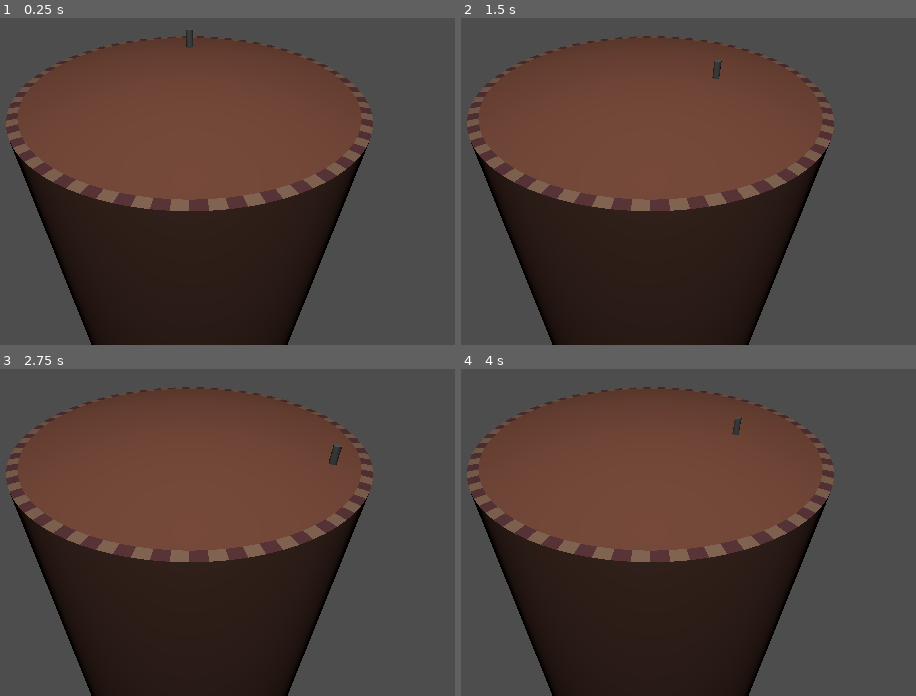
Above: before the commit, frames 1-4 (two rows, left to right).
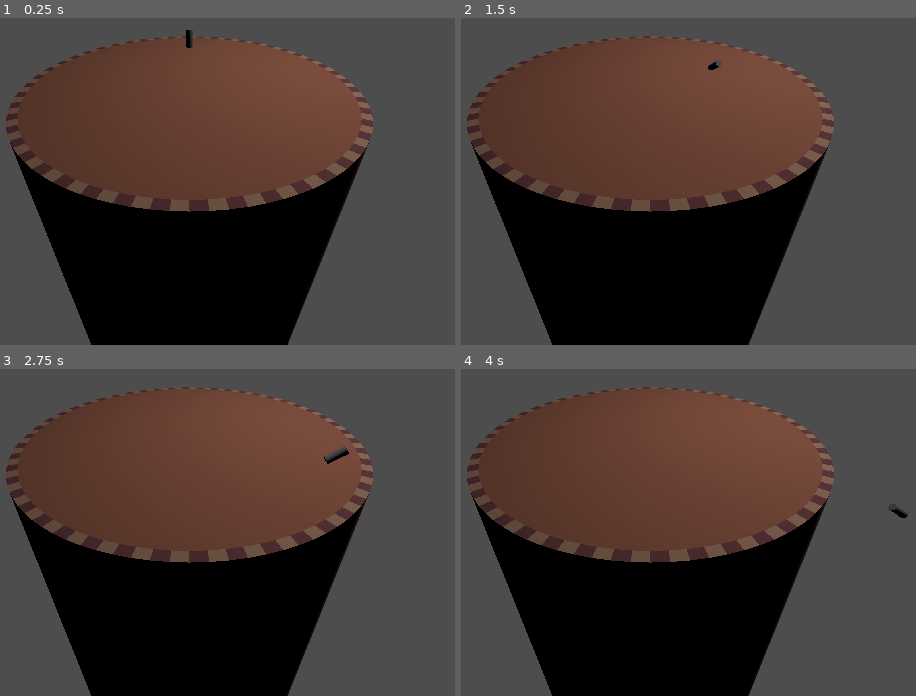
Above: after the commit, the same moments.

Repository: proximadams/Lucky-Erik-Alex-Jam-2025
Game: Godot game, scene res://World.tscn
Two runs of this game, one before a commit and one after it. Both use one fixed random seed, a clock stepped at 60 frames per second and the inputs below.
Inputs:
- Up to frame 1 (0.25 s): no input
- Up to frame 2 (1.5 s): tap Enter (ui_accept) at 0.5, 0.6, 0.77, 1.07, 1.25, 1.35 s; hold Right (ui_right) 0.53-1.28 s; hold Down (ui_down) from 1.28 s (still down)
- Up to frame 3 (2.75 s): tap Enter (ui_accept) at 1.52, 1.82, 2.1 s; release Down (ui_down) at 2.03 s; hold Right (ui_right) from 2.03 s (still down)
- Up to frame 4 (4 s): release Right (ui_right) at 2.78 s; hold Up (ui_up) 2.78-3.53 s; tap Enter (ui_accept) at 2.85, 3.02, 3.32, 3.6, 3.77 s; hold Left (ui_left) from 3.53 s (still down)

The runs differ from the first frame. In frame 1, 28% of the frame differs, in the area x 1-82%, y 3-100%; in frame 2, 28%; in frame 3, 28%, in the area x 1-82%, y 5-100%; in frame 4, 28%.

Commit message:
movement bouncing working

Diff:
--- a/World.tscn
+++ b/World.tscn
@@ -7,9 +7,7 @@
 height = 100.0
 radius = 10.0
 
-[sub_resource type="CapsuleShape3D" id="CapsuleShape3D_hswm5"]
-radius = 0.2
-height = 1.0
+[sub_resource type="SphereShape3D" id="SphereShape3D_bvhw4"]
 
 [node name="Node3D" type="Node3D"]
 
@@ -22,7 +20,7 @@
 shape = SubResource("CylinderShape3D_phmpv")
 
 [node name="Camera3D" type="Camera3D" parent="."]
-transform = Transform3D(1, 0, 0, 0, 0.847659, 0.530541, 0, -0.530541, 0.847659, 0, 7.59333, 16.5352)
+transform = Transform3D(1.19249e-08, 0.529919, -0.848048, 0, 0.848048, 0.529919, 1, -6.31922e-09, 1.01129e-08, -16.535, 7.593, 0)
 
 [node name="SpotLight3D" type="SpotLight3D" parent="."]
 transform = Transform3D(1, 0, 0, 0, 0.304498, 0.952513, 0, -0.952513, 0.304498, 0, 27.8858, 14.4969)
@@ -34,7 +32,7 @@
 script = ExtResource("1_2ufpp")
 
 [node name="CollisionShape3D" type="CollisionShape3D" parent="Player"]
-shape = SubResource("CapsuleShape3D_hswm5")
+shape = SubResource("SphereShape3D_bvhw4")
 
 [node name="CSGCylinder3D" type="CSGCylinder3D" parent="Player"]
 radius = 0.2
--- a/player.gd
+++ b/player.gd
@@ -8,19 +8,22 @@
 	if not is_on_floor():
 		velocity += get_gravity() * delta
 
-	# Handle jump.
-	if Input.is_action_just_pressed("ui_accept") and is_on_floor():
+	# Angle direction
+	var input_dir := Input.get_vector("ui_left", "ui_right", "ui_up", "ui_down")
+	rotation = (transform.basis * Vector3(input_dir.x, 0, input_dir.y)).normalized()
+
+	# Handle jump
+	if is_on_floor():
 		velocity.y = JUMP_VELOCITY
-
-	# Get the input direction and handle the movement/deceleration.
-	# As good practice, you should replace UI actions with custom gameplay actions.
-	var input_dir := Input.get_vector("ui_left", "ui_right", "ui_up", "ui_down")
-	var direction := (transform.basis * Vector3(input_dir.x, 0, input_dir.y)).normalized()
-	if direction:
-		velocity.x = direction.x * SPEED
-		velocity.z = direction.z * SPEED
-	else:
-		velocity.x = move_toward(velocity.x, 0, SPEED)
-		velocity.z = move_toward(velocity.z, 0, SPEED)
+		velocity.x = rotation.z * SPEED * -1
+		velocity.z = rotation.x * SPEED
 
 	move_and_slide()
+
+func _input(event: InputEvent) -> void:
+	if event.is_action_pressed('restart'):
+		_restart_me()
+
+func _restart_me():
+	velocity = Vector3(0,0,0)
+	position = Vector3(0,3,0)
--- a/project.godot
+++ b/project.godot
@@ -14,3 +14,15 @@
 run/main_scene="res://World.tscn"
 config/features=PackedStringArray("4.3", "Forward Plus")
 config/icon="res://icon.svg"
+
+[display]
+
+window/size/mode=2
+
+[input]
+
+restart={
+"deadzone": 0.5,
+"events": [Object(InputEventJoypadButton,"resource_local_to_scene":false,"resource_name":"","device":-1,"button_index":9,"pressure":0.0,"pressed":false,"script":null)
+]
+}
